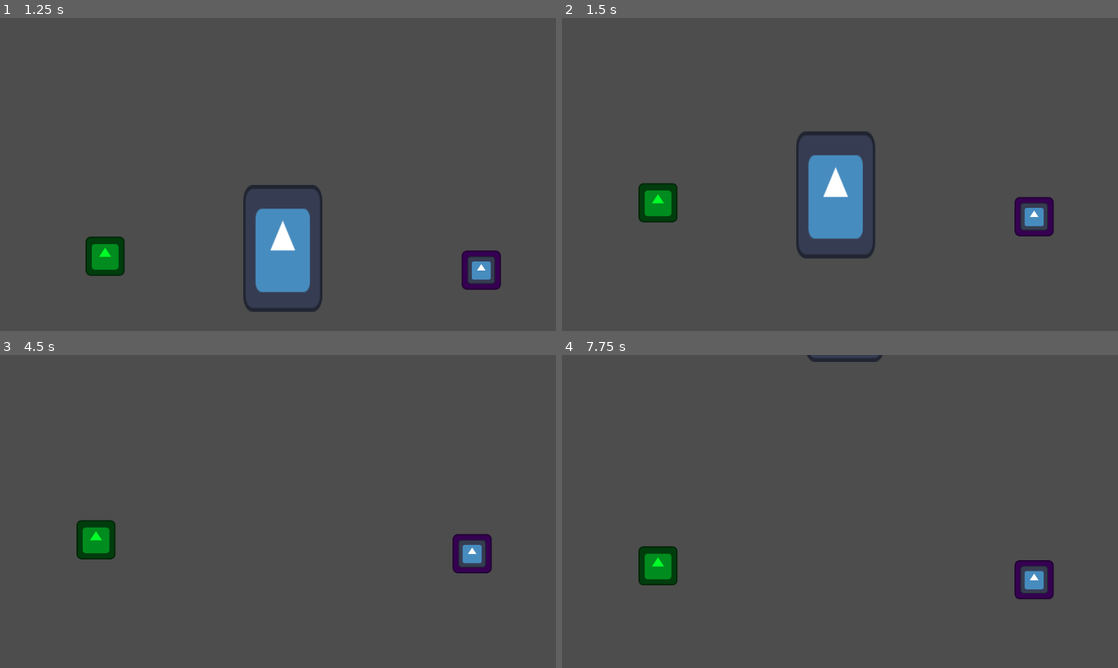
Above: before the commit, frames 1-4 (two rows, left to right).
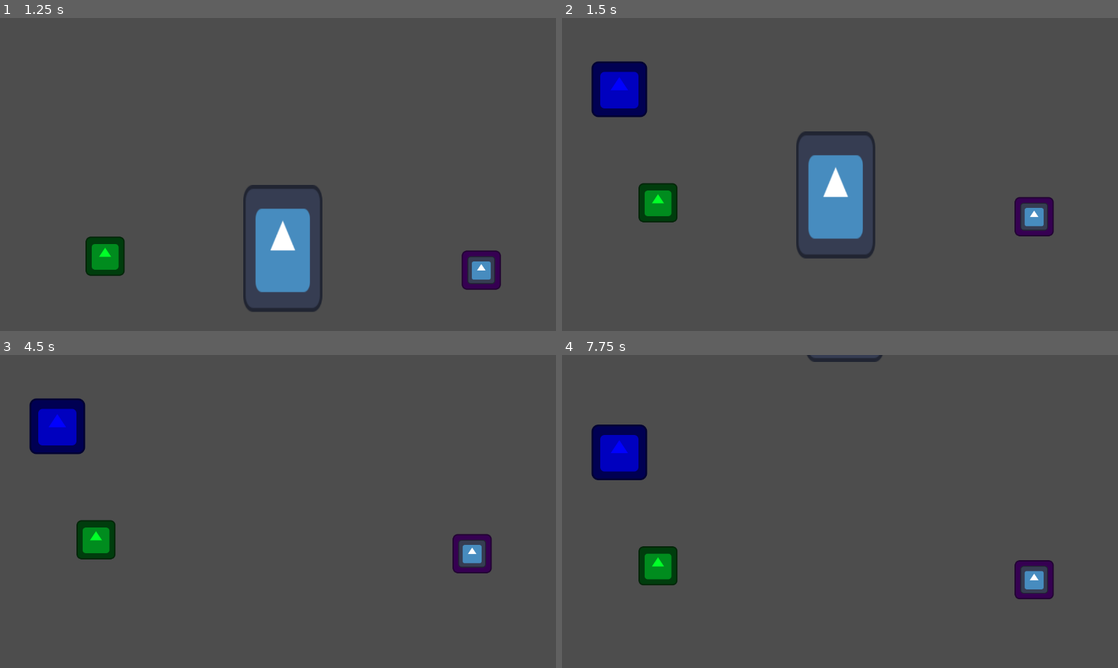
Above: after the commit, the same moments.

Repository: luankaike-code/felpo-jam-2026
Game: Godot game, scene res://scenes/screens/root_game.tscn
Two runs of this game, one before a commit and one after it. Both use one fixed random seed, a clock stepped at 60 frames per second and the inputs below. The engine's default icon, where the game draws it, is replaced by a stand-in: a white triangle on a blue panel in a dark square.
Inputs (mouse positions are in pixels of both pictures, inside the frame that each line leads up to):
- Up to frame 1 (1.25 s): click "Iniciar" at 0.5 s
- Up to frame 2 (1.5 s): tap Enter (ui_accept) at 1.25 s; move the mouse to (962, 158) at 1.27 s; click (962, 158) at 1.42 s
- Up to frame 3 (4.5 s): tap Enter (ui_accept) at 1.52, 2.75, 3.5, 4.25 s; drag from (166, 527) to (483, 608) at 2.02 s; move the mouse to (333, 442) at 2.77 s; click (333, 442) at 2.92 s; drag from (250, 574) to (472, 552) at 3.52 s; move the mouse to (444, 558) at 4.27 s; click (444, 558) at 4.42 s
- Up to frame 4 (7.75 s): tap Enter (ui_accept) at 4.52, 5.75, 6.5, 7.52 s; drag from (673, 464) to (1045, 608) at 5.02 s; move the mouse to (867, 511) at 5.77 s; click (867, 511) at 5.92 s; drag from (756, 433) to (728, 527) at 6.52 s; move the mouse to (962, 495) at 7.27 s; click (962, 495) at 7.42 s

Frame 1 is identical in both runs. In frame 2, 1.8% of the frame differs, in the area x 5-16%, y 13-32%; in frame 3, 1.8%; in frame 4, 1.8%.

Commit message:
Create Trash

Diff:
--- /dev/null
+++ b/felpojam-2026-game-code/scenes/entitys/trash.tscn
@@ -0,0 +1,18 @@
+[gd_scene format=3 uid="uid://bir3pakybp2iq"]
+
+[ext_resource type="Script" uid="uid://c0jfhxkl04x56" path="res://scripts/entitys/trash.gd" id="1_71v7v"]
+[ext_resource type="Texture2D" uid="uid://n85kss5ltq1u" path="res://icon.svg" id="2_7we12"]
+
+[sub_resource type="CircleShape2D" id="CircleShape2D_qkyib"]
+radius = 83.02409
+
+[node name="Trash" type="Area2D" unique_id=220787020]
+script = ExtResource("1_71v7v")
+metadata/_custom_type_script = "uid://2p33g122efmh"
+
+[node name="Sprite" type="Sprite2D" parent="." unique_id=1037757991]
+modulate = Color(0, 0, 1, 1)
+texture = ExtResource("2_7we12")
+
+[node name="CollisionShape2D" type="CollisionShape2D" parent="." unique_id=536955975]
+shape = SubResource("CircleShape2D_qkyib")
--- a/felpojam-2026-game-code/scenes/screens/game.tscn
+++ b/felpojam-2026-game-code/scenes/screens/game.tscn
@@ -5,6 +5,7 @@
 [ext_resource type="PackedScene" uid="uid://cccp0nbwda3rg" path="res://scenes/entitys/ink_stand.tscn" id="3_mu8e5"]
 [ext_resource type="PackedScene" uid="uid://dn0xy2d56orj6" path="res://scenes/entitys/paper.tscn" id="4_o78e0"]
 [ext_resource type="PackedScene" uid="uid://u8y44k7yvr7j" path="res://scenes/camera_in_game.tscn" id="5_ln6eb"]
+[ext_resource type="PackedScene" uid="uid://bir3pakybp2iq" path="res://scenes/entitys/trash.tscn" id="6_4ji0l"]
 
 [node name="Game" type="Node2D" unique_id=1475156608]
 script = ExtResource("1_iwlfa")
@@ -29,3 +30,6 @@
 
 [node name="Paper2" parent="." unique_id=1957066266 instance=ExtResource("4_o78e0")]
 position = Vector2(11, 170)
+
+[node name="Trash" parent="." unique_id=220787020 instance=ExtResource("6_4ji0l")]
+position = Vector2(-508, 524)
--- a/felpojam-2026-game-code/scripts/entitys/stand.gd
+++ b/felpojam-2026-game-code/scripts/entitys/stand.gd
@@ -1 +1,4 @@
 class_name Stand extends Area2D
+
+func place_item(item: Node2D):
+	pass
--- /dev/null
+++ b/felpojam-2026-game-code/scripts/entitys/trash.gd
@@ -0,0 +1,5 @@
+extends Stand
+
+func place_item(item: Node2D):
+	if item is Paper:
+		item.queue_free()
Not shown, added: felpojam-2026-game-code/scripts/entitys/trash.gd.uid
